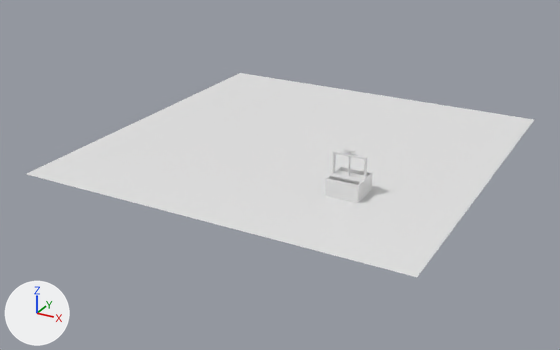
The Blender file Sculptig/Section1/Scene/something crusher.blend, before and after one commit.
One viewpoint serves both versions: a camera (50 mm lens) standing at (8.66, -20.13, 10.15) and looking at (-3.48, 1.95, -0.88). The lights are fixed; the arrows at lower left show +X, +Y and +Z.
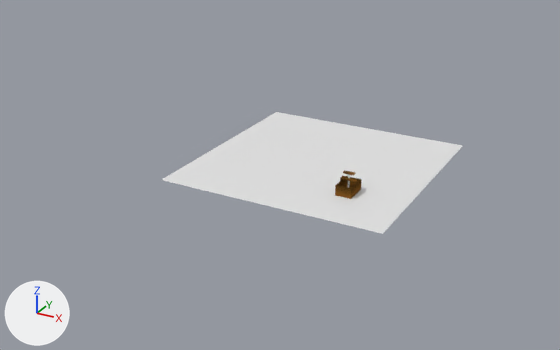
The change, as JSON lines over the scene's bpy script:
```json
{"op": "add", "block": "mat_plank_002", "code": ["mat_plank_002 = bpy.data.materials.new('Plank.002')", "# nodes: BsdfDiffuse, Math, MixShader, OutputMaterial, TexCoord, TexWave, ValToRGB", "# colours: black #291b0b, brown #8c5d26, white #ffffff, dark grey #5e5e5e"]}
{"op": "add", "block": "mat_plank", "code": ["mat_plank = bpy.data.materials.new('Plank')", "# nodes: BsdfDiffuse, Math, MixShader, OutputMaterial, SeparateXYZ, TexCoord, TexWave, ValToRGB", "# colours: brown #402b11, brown #8c5d26, dark grey #5e5e5e, white #ffffff"]}
{"block": "me_cube_002", "where": "# used by ob_cube_002; location = (0.53, 0.0, 0.47); rotation_euler = (0.0, 3.142, 0.0), in degrees (0, 180, 0); scale = (0.5, 0.5, 0.5)"}
{"op": "remove", "block": "me_cube_002", "code": "me_cube_002.from_pydata(...)  # 40 vertices, 30 faces; spans x -0.05..2.15, y -1.1..1.1, z -0.2..1.0"}
{"op": "remove", "block": "me_cube_002", "code": "me_cube_002.materials.append(mat_material)  # white #e7e7e7"}
{"op": "add", "block": "me_cube_002", "code": "me_cube_002.from_pydata(...)  # 28 vertices, 27 faces; spans x -0.52..0.52, y -0.79..0.79, z -0.38..0.31"}
{"block": "me_cube_002", "change": "me_cube_002 part 1: the whole mesh is rebuilt"}
{"op": "add", "block": "me_cube_002", "code": "me_cube_002.materials.append(mat_plank)"}
{"block": "me_cube_005", "where": "me_cube_005.from_pydata(...)  # 4172 vertices, 3834 faces; spans x -1.79..0.05, y -1.0..1.0, z -1.0..1.0"}
{"block": "me_cube_005", "where": "# used by ob_cube_001; location = (0.0, 0.0, 0.55); rotation_euler = (0.0, 1.571, 0.0), in degrees (0, 90, 0); scale = (0.5, 0.25, 0.5)"}
{"op": "remove", "block": "me_cube_005", "code": "me_cube_005.materials.append(mat_material)  # white #e7e7e7"}
{"block": "me_cube_005", "change": "me_cube_005 part 2: the loose piece of 8 vertices spanning x -0.05..0.05, y -1.0..1.0, z -1.0..1.0 is deleted"}
{"block": "me_cube_007", "where": "# used by ob_cube_004; location = (-0.53, 0.0, 1.07); rotation_euler = (0.0, 3.142, 0.0), in degrees (0, 180, 0); scale = (0.5, 0.0762, 0.5)"}
{"op": "remove", "block": "me_cube_007", "code": "me_cube_007.from_pydata(...)  # 24 vertices, 18 faces; spans x -2.15..0.05, y -1.0..1.0, z -0.42..1.0"}
{"op": "remove", "block": "me_cube_007", "code": "me_cube_007.materials.append(mat_material)  # white #e7e7e7"}
{"op": "add", "block": "me_cube_007", "code": "me_cube_007.from_pydata(...)  # 20 vertices, 18 faces; spans x -0.5..0.5, y -1.0..1.0, z -0.14..0.16"}
{"block": "me_cube_007", "change": "me_cube_007 part 3: the whole mesh is rebuilt"}
{"op": "add", "block": "me_cube_007", "code": "me_cube_007.materials.append(mat_plank_002)"}
{"op": "set", "path": "ob_plane.location", "old": "(-3.13, 2.94, 0.0)", "new": "(-1.86, 1.8, 0.0)"}
{"op": "set", "path": "ob_plane.scale", "old": "(6.7, 6.7, 6.7)", "new": "(3.81, 3.81, 3.81)"}
{"op": "set", "path": "ob_cube_002.location", "old": "(0.53, 0.0, 0.47)", "new": "(-0.01, 0.02, 0.16)"}
```

Where the change shows, as pixel boxes (x1, y1, x2, y2) in the pictures (560 x 350 px; the box of a moved part takes in the faces that stretch with it):
```json
{"object": "Plane", "change": "moved, rescaled", "before": [27, 73, 534, 277], "after": [162, 112, 462, 234], "on screen": "41% narrower, 40% shorter"}
{"object": "Cube.002", "change": "reshaped, moved", "before": [325, 166, 373, 203], "after": [335, 176, 362, 199], "on screen": "43% narrower, 37% shorter"}
{"part": 2, "of": "me_cube_005", "change": "deleted", "before": [331, 170, 363, 183]}
{"part": 3, "of": "me_cube_007", "change": "moved or reshaped", "before": [332, 150, 368, 180], "after": [340, 176, 357, 185]}
```
